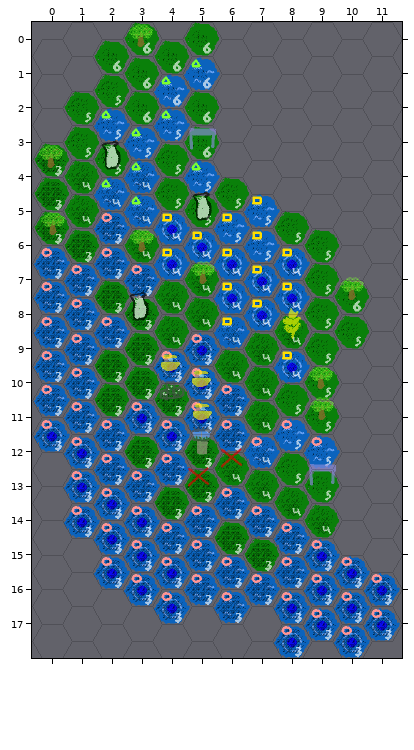
Tiled map (JSON), stored at Tiled/Region4.json. Above: the version before the commit.
Cells are 64x55 px. Hexagonal. Every second column is shifted by half a cell. Shown: x 0..11, y 0..17.
Now the later version:
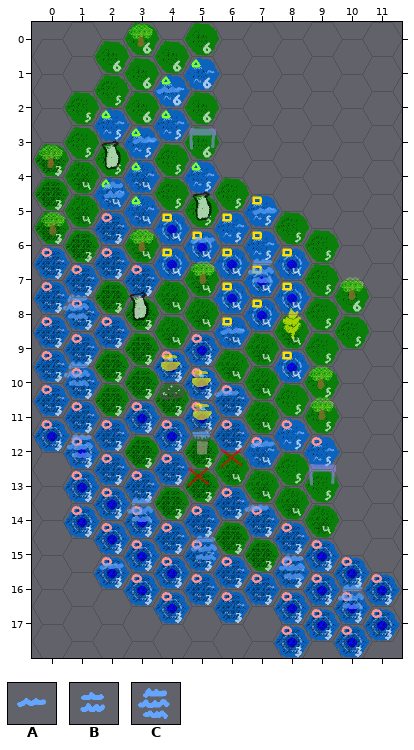
Key: from "Objects": A 11, B 12, C 13.
Objects are placed by their top-left corner, in cells (3,4 is the top-left corner of cell 3,4); size is 1x1 cell unless given.
What changed:
{"where": "layer \"Objects\""}
{"now": "A at 3.9,1.5 size 1.3x1"}
{"now": "A at 3.1,3 size 1.3x1"}
{"now": "B at 2.1,4.4 size 1.3x1"}
{"now": "A at 7.1,5 size 1.3x1"}
{"now": "A at 5,5.9 size 1.3x1"}
{"now": "C at 7,6.8 size 1.3x1"}
{"now": "C at 0.9,7.8 size 1.3x1"}
{"now": "A at 6,8.5 size 1.3x1"}
{"now": "C at 0.9,9.7 size 1.3x1"}
{"now": "A at 5.8,10.3 size 1.3x1"}
{"now": "A at 7,11.8 size 1.3x1"}
{"now": "C at 1,11.8 size 1.3x1"}
{"now": "A at 6.8,13.7 size 1.3x1"}
{"now": "C at 3,13.7 size 1.3x1"}
{"now": "C at 5.1,14.8 size 1.3x1"}
{"now": "A at 2,15.4 size 1.3x1"}
{"now": "C at 8.1,15.4 size 1.3x1"}
{"now": "C at 10,16.2 size 1.3x1"}
